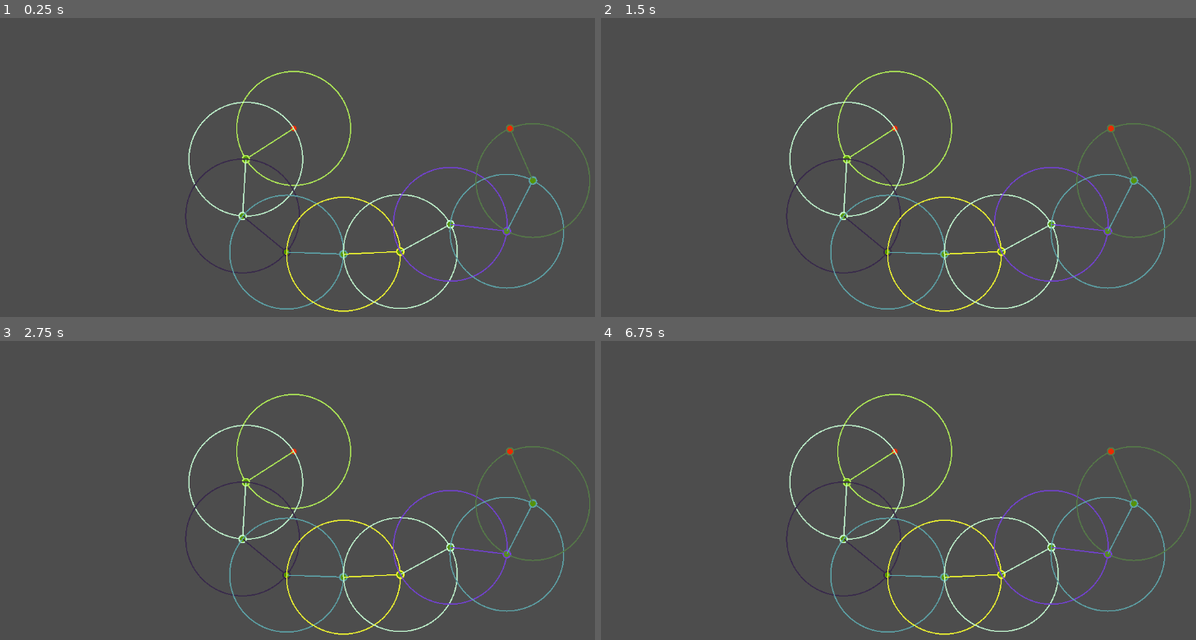
Above: before the commit, frames 1-4 (two rows, left to right).
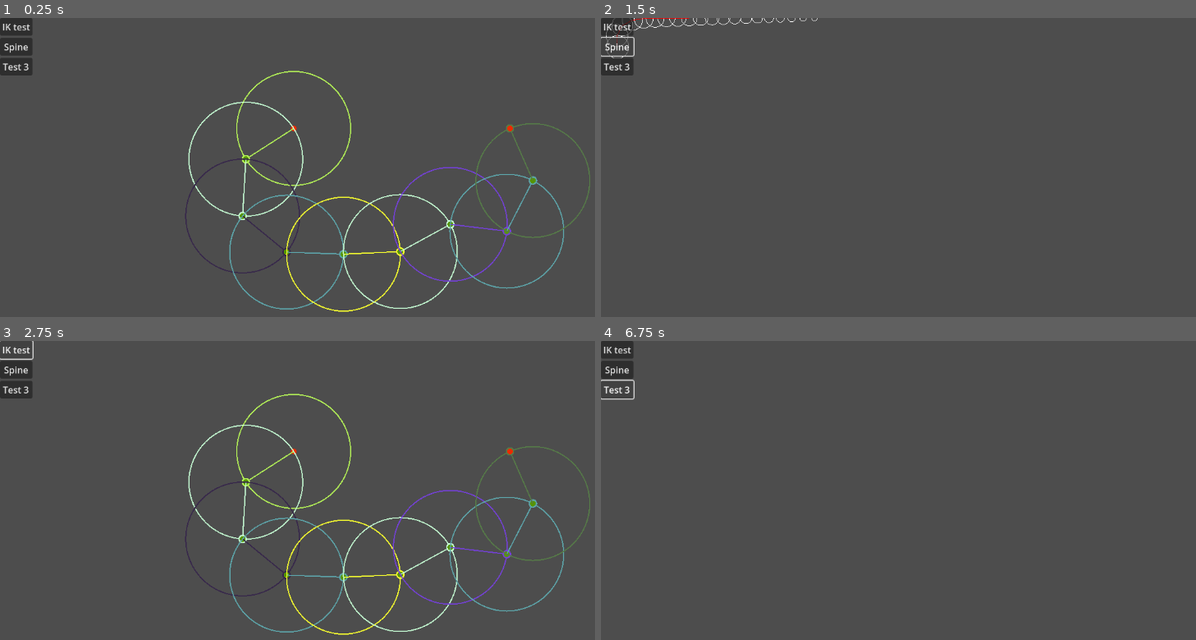
Above: after the commit, the same moments.

Repository: p4triko/CG-2025-Project-Procedural-Animation
Game: Godot game, scene res://scenes/test_scene.tscn
Same seed, same stepped clock (60 frames per second), same inputs: the game is played once before the commit and once after it.
Inputs (mouse positions are in pixels of both pictures, inside the frame that each line leads up to):
- Up to frame 1 (0.25 s): no input
- Up to frame 2 (1.5 s): click (618, 26) at 0.5 s, where only the run after the commit has a clickable "IK test"; click (618, 47) at 1.25 s, where only the run after the commit has a clickable "Spine"
- Up to frame 3 (2.75 s): click (17, 349) at 2 s, where only the run after the commit has a clickable "IK test"
- Up to frame 4 (6.75 s): click (618, 388) at 2.75 s, where only the run after the commit has a clickable "Test 3"; click (618, 349) at 3.5 s, where only the run after the commit has a clickable "IK test"; click (618, 349) at 4.25 s, where only the run after the commit has a clickable "IK test"; click (618, 370) at 5 s, where only the run after the commit has a clickable "Spine"; click (618, 370) at 5.75 s, where only the run after the commit has a clickable "Spine"; click (618, 388) at 6.5 s, where only the run after the commit has a clickable "Test 3"

The runs differ from the first frame. In frame 1, 0.9% of the frame differs, in the area x 0-6%, y 0-20%; in frame 2, 3.9%, in the area x 0-100%, y 0-99%; in frame 3, 0.7%; in frame 4, 3.8%.

Commit message:
Add scene menu

Diff:
--- a/project.godot
+++ b/project.godot
@@ -18,6 +18,7 @@
 [autoload]
 
 Global="*res://scripts/globals/global.gd"
+SceneMenu="*res://scenes/scene_menu.tscn"
 
 [dotnet]
 
--- a/scenes/main.tscn
+++ /dev/null
@@ -1,3 +0,0 @@
-[gd_scene format=3 uid="uid://ct0ulycmcjs4x"]
-
-[node name="main" type="Node2D"]
--- /dev/null
+++ b/scenes/scene_menu.tscn
@@ -0,0 +1,30 @@
+[gd_scene load_steps=5 format=3 uid="uid://3cbftbbsmx1b"]
+
+[ext_resource type="Script" uid="uid://dyrhdvufnnfyi" path="res://scripts/ui/scene_button.gd" id="1_4xdfu"]
+[ext_resource type="PackedScene" uid="uid://ce1088c0bu02g" path="res://scenes/test_scene.tscn" id="2_44wrp"]
+[ext_resource type="PackedScene" uid="uid://dlx0w7jlmress" path="res://scenes/test_scene2.tscn" id="3_4kt5k"]
+[ext_resource type="PackedScene" uid="uid://b7dn36u0lq0jo" path="res://scenes/test_scene3.tscn" id="4_5v4gl"]
+
+[node name="CanvasLayer" type="CanvasLayer"]
+
+[node name="SceneMenu" type="VBoxContainer" parent="."]
+offset_right = 40.0
+offset_bottom = 40.0
+
+[node name="Button_IKTest" type="Button" parent="SceneMenu"]
+layout_mode = 2
+text = "IK test"
+script = ExtResource("1_4xdfu")
+scene = ExtResource("2_44wrp")
+
+[node name="Button_Spine" type="Button" parent="SceneMenu"]
+layout_mode = 2
+text = "Spine"
+script = ExtResource("1_4xdfu")
+scene = ExtResource("3_4kt5k")
+
+[node name="Button_Test" type="Button" parent="SceneMenu"]
+layout_mode = 2
+text = "Test 3"
+script = ExtResource("1_4xdfu")
+scene = ExtResource("4_5v4gl")
--- /dev/null
+++ b/scripts/ui/scene_button.gd
@@ -0,0 +1,6 @@
+extends Button
+
+@export var scene: PackedScene
+
+func _pressed():
+	get_tree().change_scene_to_packed(scene)
Not shown: 1 places in scenes/test_scene3.tscn that only renumber resources
Not shown, added: scripts/ui/scene_button.gd.uid
